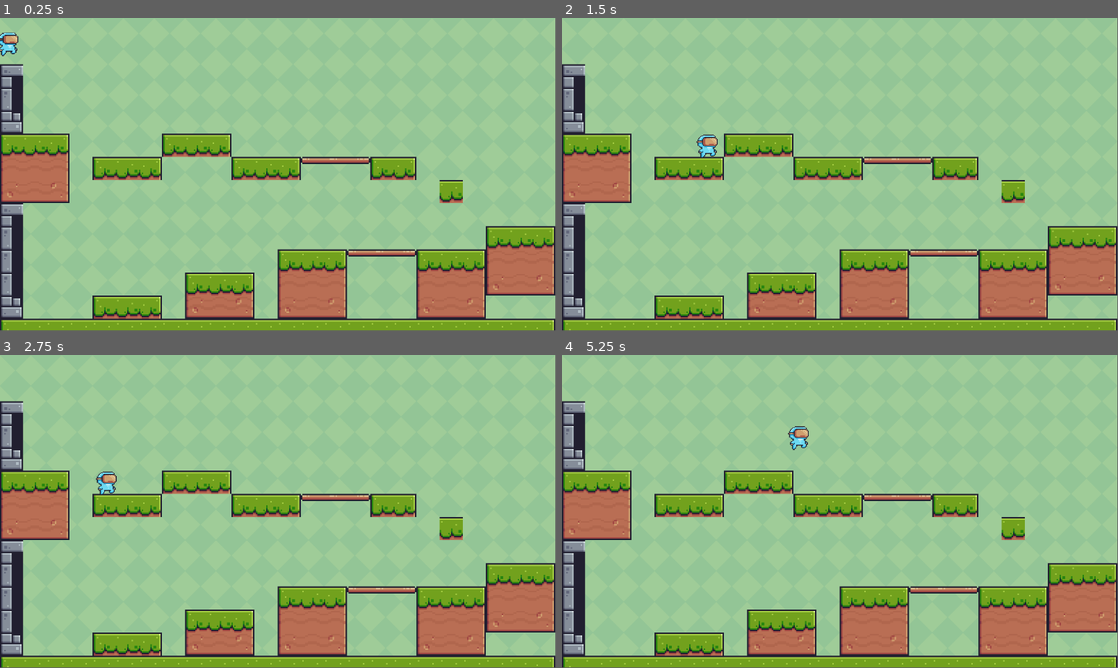
Above: before the commit, frames 1-4 (two rows, left to right).
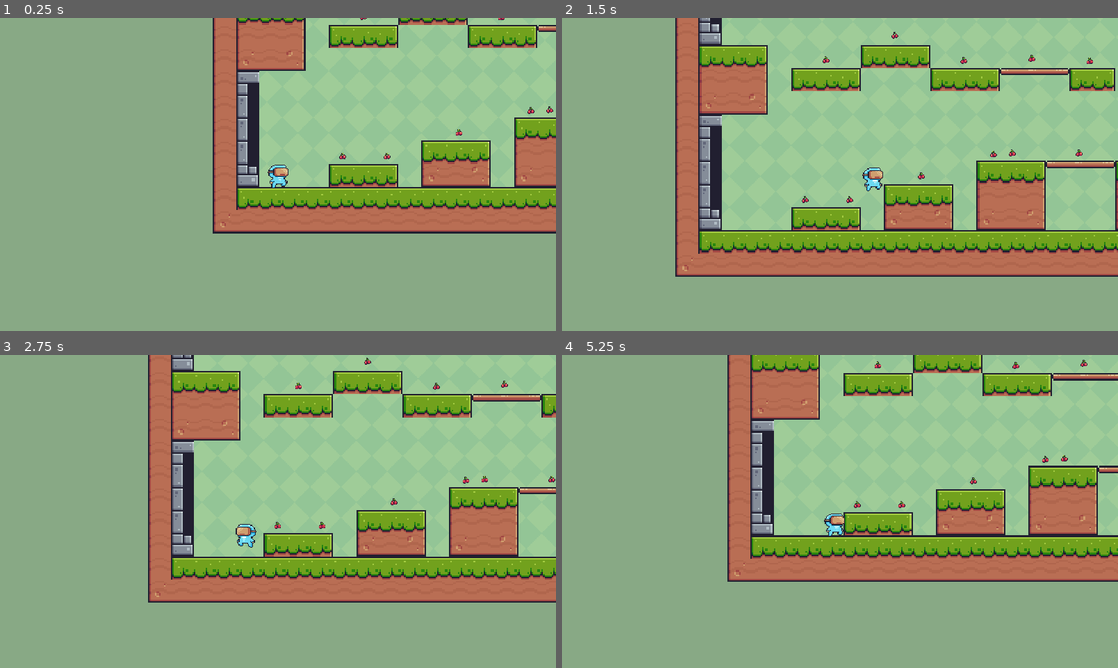
Above: after the commit, the same moments.

Repository: Sprite2d/49ers-r-trash
Game: Godot game, scene res://main.tscn
The game is run twice, just before and just after one commit, with the same random seed, the same clock (stepped at 60 frames per second) and the same inputs.
Inputs:
- Up to frame 1 (0.25 s): no input
- Up to frame 2 (1.5 s): tap Enter (ui_accept) at 0.5, 0.6 s; hold Right (ui_right) from 0.53 s (still down); tap Up (jump, bound only after the commit) at 0.77, 0.8, 1.07, 1.35 s
- Up to frame 3 (2.75 s): tap Up (jump, bound only after the commit) at 1.52, 1.82, 2.3 s; tap Enter (ui_accept) at 1.55, 2.1 s; release Right (ui_right) at 2.03 s; hold Left (ui_left) from 2.03 s (still down)
- Up to frame 4 (5.25 s): release Left (ui_left) at 2.78 s; hold Right (ui_right) 2.78-4.28 s; tap Enter (ui_accept) at 2.85, 4.35, 5.1 s; tap Up (jump, bound only after the commit) at 3.02, 3.32, 3.6, 3.77, 4.07, 4.52, 4.82 s; hold Left (ui_left) 4.28-5.03 s; hold Right (ui_right) from 5.03 s (still down)
The window is 799x449 before the commit and 800x450 after it. Grey fills any space a smaller window leaves; there, only what the larger window draws over its background counts as a difference.

The runs differ from the first frame. In frame 1, 80% of the frame differs, in the area x 0-100%, y 0-100%; in frame 2, 65%; in frame 3, 70%; in frame 4, 76%.

Commit message:
7TH comit
we are now adding the points to our game so the player can have fun playing

Diff:
--- /dev/null
+++ b/collectable.gd
@@ -0,0 +1,6 @@
+extends Area2D
+
+
+
+func _on_body_entered(body):
+	queue_free()
--- /dev/null
+++ b/collectable.tscn
@@ -0,0 +1,147 @@
+[gd_scene load_steps=22 format=3 uid="uid://dlnqtbxm4vfnb"]
+
+[ext_resource type="Texture2D" uid="uid://dy6pg6r6kfe64" path="res://Cherries.png" id="1_2d1jq"]
+[ext_resource type="Script" path="res://collectable.gd" id="1_5v7w1"]
+
+[sub_resource type="AtlasTexture" id="AtlasTexture_0m0sd"]
+atlas = ExtResource("1_2d1jq")
+region = Rect2(0, 0, 32, 32)
+
+[sub_resource type="AtlasTexture" id="AtlasTexture_mdi2y"]
+atlas = ExtResource("1_2d1jq")
+region = Rect2(32, 0, 32, 32)
+
+[sub_resource type="AtlasTexture" id="AtlasTexture_s12b2"]
+atlas = ExtResource("1_2d1jq")
+region = Rect2(64, 0, 32, 32)
+
+[sub_resource type="AtlasTexture" id="AtlasTexture_5mdds"]
+atlas = ExtResource("1_2d1jq")
+region = Rect2(96, 0, 32, 32)
+
+[sub_resource type="AtlasTexture" id="AtlasTexture_a031t"]
+atlas = ExtResource("1_2d1jq")
+region = Rect2(128, 0, 32, 32)
+
+[sub_resource type="AtlasTexture" id="AtlasTexture_ffdbd"]
+atlas = ExtResource("1_2d1jq")
+region = Rect2(160, 0, 32, 32)
+
+[sub_resource type="AtlasTexture" id="AtlasTexture_kaoui"]
+atlas = ExtResource("1_2d1jq")
+region = Rect2(192, 0, 32, 32)
+
+[sub_resource type="AtlasTexture" id="AtlasTexture_p55pa"]
+atlas = ExtResource("1_2d1jq")
+region = Rect2(224, 0, 32, 32)
+
+[sub_resource type="AtlasTexture" id="AtlasTexture_swwcv"]
+atlas = ExtResource("1_2d1jq")
+region = Rect2(256, 0, 32, 32)
+
+[sub_resource type="AtlasTexture" id="AtlasTexture_eh22u"]
+atlas = ExtResource("1_2d1jq")
+region = Rect2(288, 0, 32, 32)
+
+[sub_resource type="AtlasTexture" id="AtlasTexture_37ypc"]
+atlas = ExtResource("1_2d1jq")
+region = Rect2(320, 0, 32, 32)
+
+[sub_resource type="AtlasTexture" id="AtlasTexture_vkc0x"]
+atlas = ExtResource("1_2d1jq")
+region = Rect2(352, 0, 32, 32)
+
+[sub_resource type="AtlasTexture" id="AtlasTexture_48pdd"]
+atlas = ExtResource("1_2d1jq")
+region = Rect2(384, 0, 32, 32)
+
+[sub_resource type="AtlasTexture" id="AtlasTexture_8nuhg"]
+atlas = ExtResource("1_2d1jq")
+region = Rect2(416, 0, 32, 32)
+
+[sub_resource type="AtlasTexture" id="AtlasTexture_0rlfx"]
+atlas = ExtResource("1_2d1jq")
+region = Rect2(448, 0, 32, 32)
+
+[sub_resource type="AtlasTexture" id="AtlasTexture_s438i"]
+atlas = ExtResource("1_2d1jq")
+region = Rect2(480, 0, 32, 32)
+
+[sub_resource type="AtlasTexture" id="AtlasTexture_xirm3"]
+atlas = ExtResource("1_2d1jq")
+region = Rect2(512, 0, 32, 32)
+
+[sub_resource type="SpriteFrames" id="SpriteFrames_rii10"]
+animations = [{
+"frames": [{
+"duration": 1.0,
+"texture": SubResource("AtlasTexture_0m0sd")
+}, {
+"duration": 1.0,
+"texture": SubResource("AtlasTexture_mdi2y")
+}, {
+"duration": 1.0,
+"texture": SubResource("AtlasTexture_s12b2")
+}, {
+"duration": 1.0,
+"texture": SubResource("AtlasTexture_5mdds")
+}, {
+"duration": 1.0,
+"texture": SubResource("AtlasTexture_a031t")
+}, {
+"duration": 1.0,
+"texture": SubResource("AtlasTexture_ffdbd")
+}, {
+"duration": 1.0,
+"texture": SubResource("AtlasTexture_kaoui")
+}, {
+"duration": 1.0,
+"texture": SubResource("AtlasTexture_p55pa")
+}, {
+"duration": 1.0,
+"texture": SubResource("AtlasTexture_swwcv")
+}, {
+"duration": 1.0,
+"texture": SubResource("AtlasTexture_eh22u")
+}, {
+"duration": 1.0,
+"texture": SubResource("AtlasTexture_37ypc")
+}, {
+"duration": 1.0,
+"texture": SubResource("AtlasTexture_vkc0x")
+}, {
+"duration": 1.0,
+"texture": SubResource("AtlasTexture_48pdd")
+}, {
+"duration": 1.0,
+"texture": SubResource("AtlasTexture_8nuhg")
+}, {
+"duration": 1.0,
+"texture": SubResource("AtlasTexture_0rlfx")
+}, {
+"duration": 1.0,
+"texture": SubResource("AtlasTexture_s438i")
+}, {
+"duration": 1.0,
+"texture": SubResource("AtlasTexture_xirm3")
+}],
+"loop": true,
+"name": &"default",
+"speed": 20.0
+}]
+
+[sub_resource type="CircleShape2D" id="CircleShape2D_spu3t"]
+radius = 9.0
+
+[node name="collectable" type="Area2D"]
+script = ExtResource("1_5v7w1")
+
+[node name="AnimatedSprite2D" type="AnimatedSprite2D" parent="."]
+texture_filter = 1
+sprite_frames = SubResource("SpriteFrames_rii10")
+frame_progress = 0.480346
+
+[node name="CollisionShape2D" type="CollisionShape2D" parent="."]
+shape = SubResource("CircleShape2D_spu3t")
+
+[connection signal="body_entered" from="." to="." method="_on_body_entered"]
--- a/main.tscn
+++ b/main.tscn
@@ -1,8 +1,9 @@
-[gd_scene load_steps=6 format=3 uid="uid://dcgqs53ue7b4v"]
+[gd_scene load_steps=7 format=3 uid="uid://dcgqs53ue7b4v"]
 
 [ext_resource type="Texture2D" uid="uid://dbsr8t2s58st0" path="res://Green.png" id="1_lfeun"]
 [ext_resource type="Texture2D" uid="uid://cagbpbbrcmcig" path="res://Terrain (16x16).png" id="2_jvsch"]
 [ext_resource type="PackedScene" uid="uid://bitihlrx2i6l5" path="res://main_character.tscn" id="3_art2l"]
+[ext_resource type="PackedScene" uid="uid://dlnqtbxm4vfnb" path="res://collectable.tscn" id="4_a08i1"]
 
 [sub_resource type="TileSetAtlasSource" id="TileSetAtlasSource_a1j4h"]
 texture = ExtResource("2_jvsch")
@@ -591,11 +592,8 @@
 
 [node name="TextureRect" type="TextureRect" parent="."]
 texture_filter = 1
-anchors_preset = 15
-anchor_right = 1.0
-anchor_bottom = 1.0
-grow_horizontal = 2
-grow_vertical = 2
+offset_right = 1151.0
+offset_bottom = 625.0
 texture = ExtResource("1_lfeun")
 stretch_mode = 1
 
@@ -607,3 +605,47 @@
 layer_0/tile_data = PackedInt32Array(851968, 393216, 0, 851991, 524288, 0, 851969, 458752, 0, 851970, 458752, 0, 851971 …(3198 unchanged characters)…
 
 [node name="CharacterBody2D" parent="." instance=ExtResource("3_art2l")]
+position = Vector2(87, 597)
+
+[node name="Camera2D" type="Camera2D" parent="CharacterBody2D"]
+position_smoothing_enabled = true
+position_smoothing_speed = 4.0
+
+[node name="collectable" parent="." instance=ExtResource("4_a08i1")]
+position = Vector2(313, 560)
+
+[node name="collectable2" parent="." instance=ExtResource("4_a08i1")]
+position = Vector2(221, 560)
+
+[node name="collectable3" parent="." instance=ExtResource("4_a08i1")]
+position = Vector2(462, 511)
+
+[node name="collectable4" parent="." instance=ExtResource("4_a08i1")]
+position = Vector2(611, 466)
+
+[node name="collectable5" parent="." instance=ExtResource("4_a08i1")]
+position = Vector2(650, 464)
+
+[node name="collectable6" parent="." instance=ExtResource("4_a08i1")]
+position = Vector2(789, 464)
+
+[node name="collectable7" parent="." instance=ExtResource("4_a08i1")]
+position = Vector2(944, 465)
+
+[node name="collectable8" parent="." instance=ExtResource("4_a08i1")]
+position = Vector2(1083, 416)
+
+[node name="collectable9" parent="." instance=ExtResource("4_a08i1")]
+position = Vector2(811, 273)
+
+[node name="collectable10" parent="." instance=ExtResource("4_a08i1")]
+position = Vector2(691, 268)
+
+[node name="collectable11" parent="." instance=ExtResource("4_a08i1")]
+position = Vector2(550, 272)
+
+[node name="collectable12" parent="." instance=ExtResource("4_a08i1")]
+position = Vector2(407, 220)
+
+[node name="collectable13" parent="." instance=ExtResource("4_a08i1")]
+position = Vector2(264, 271)
--- a/main_character.gd
+++ b/main_character.gd
@@ -1,8 +1,10 @@
 extends CharacterBody2D
+
+@onready var sprite_2d = $Sprite2D
 
 
 const SPEED = 300.0
-const JUMP_VELOCITY = -400.0
+const JUMP_VELOCITY = -450.0
 
 # Get the gravity from the project settings to be synced with RigidBody nodes.
 var gravity = ProjectSettings.get_setting("physics/2d/default_gravity")
@@ -14,15 +16,18 @@
 		velocity.y += gravity * delta
 
 	# Handle jump.
-	if Input.is_action_just_pressed("ui_accept") and is_on_floor():
+	if Input.is_action_just_pressed("jump") and is_on_floor():
 		velocity.y = JUMP_VELOCITY
 
 	# Get the input direction and handle the movement/deceleration.
 	# As good practice, you should replace UI actions with custom gameplay actions.
-	var direction = Input.get_axis("ui_left", "ui_right")
+	var direction = Input.get_axis("left", "right")
 	if direction:
 		velocity.x = direction * SPEED
 	else:
 		velocity.x = move_toward(velocity.x, 0, SPEED)
 
 	move_and_slide()
+
+	var isLeft = velocity.x < 0
+	sprite_2d.flip_h = isLeft
--- a/project.godot
+++ b/project.godot
@@ -15,6 +15,33 @@
 config/features=PackedStringArray("4.2", "Mobile")
 config/icon="res://icon.svg"
 
+[display]
+
+window/stretch/mode="canvas_items"
+window/stretch/aspect="expand"
+
+[input]
+
+left={
+"deadzone": 0.5,
+"events": [Object(InputEventKey,"resource_local_to_scene":false,"resource_name":"","device":0,"window_id":0,"alt_pressed":false,"shift_pressed":false,"ctrl_pressed":false,"meta_pressed":false,"pressed":false,"keycode":0,"physical_keycode":4194319,"key_label":0,"unicode":0,"echo":false,"script":null)
+, Object(InputEventKey,"resource_local_to_scene":false,"resource_name":"","device":-1,"window_id":0,"alt_pressed":false,"shift_pressed":false,"ctrl_pressed":false,"meta_pressed":false,"pressed":false,"keycode":0,"physical_keycode":65,"key_label":0,"unicode":97,"echo":false,"script":null)
+]
+}
+right={
+"deadzone": 0.5,
+"events": [Object(InputEventKey,"resource_local_to_scene":false,"resource_name":"","device":0,"window_id":0,"alt_pressed":false,"shift_pressed":false,"ctrl_pressed":false,"meta_pressed":false,"pressed":false,"keycode":0,"physical_keycode":4194321,"key_label":0,"unicode":0,"echo":false,"script":null)
+, Object(InputEventKey,"resource_local_to_scene":false,"resource_name":"","device":-1,"window_id":0,"alt_pressed":false,"shift_pressed":false,"ctrl_pressed":false,"meta_pressed":false,"pressed":false,"keycode":0,"physical_keycode":68,"key_label":0,"unicode":100,"echo":false,"script":null)
+]
+}
+jump={
+"deadzone": 0.5,
+"events": [Object(InputEventKey,"resource_local_to_scene":false,"resource_name":"","device":0,"window_id":0,"alt_pressed":false,"shift_pressed":false,"ctrl_pressed":false,"meta_pressed":false,"pressed":false,"keycode":0,"physical_keycode":4194320,"key_label":0,"unicode":0,"echo":false,"script":null)
+, Object(InputEventKey,"resource_local_to_scene":false,"resource_name":"","device":-1,"window_id":0,"alt_pressed":false,"shift_pressed":false,"ctrl_pressed":false,"meta_pressed":false,"pressed":false,"keycode":0,"physical_keycode":87,"key_label":0,"unicode":119,"echo":false,"script":null)
+, Object(InputEventKey,"resource_local_to_scene":false,"resource_name":"","device":-1,"window_id":0,"alt_pressed":false,"shift_pressed":false,"ctrl_pressed":false,"meta_pressed":false,"pressed":false,"keycode":0,"physical_keycode":32,"key_label":0,"unicode":32,"echo":false,"script":null)
+]
+}
+
 [physics]
 
 2d/default_gravity=950.0
@@ -22,3 +49,4 @@
 [rendering]
 
 renderer/rendering_method="mobile"
+environment/defaults/default_clear_color=Color(0.533333, 0.662745, 0.521569, 1)
Binary file added: Cherries.png
Not shown, added: Cherries.png.import
